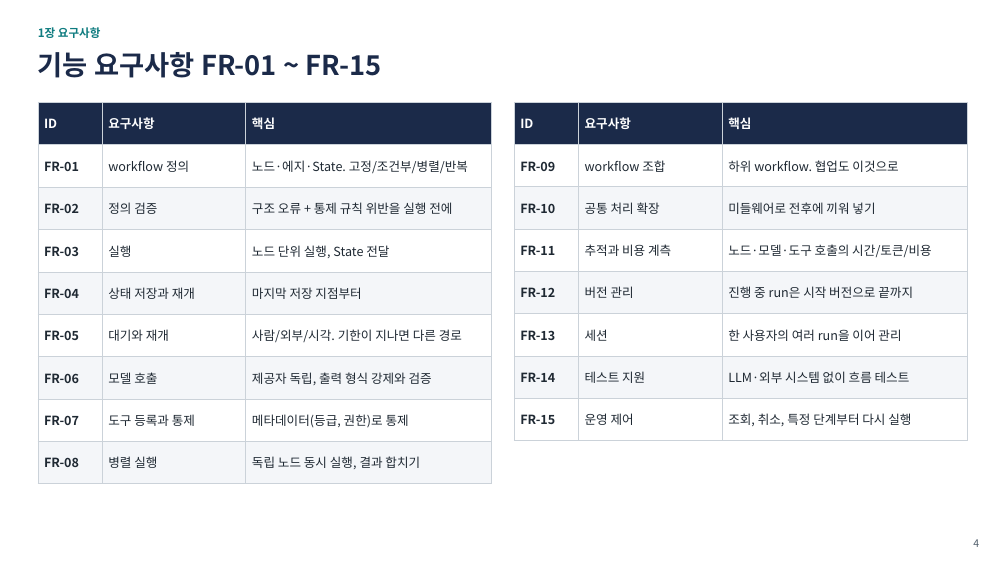
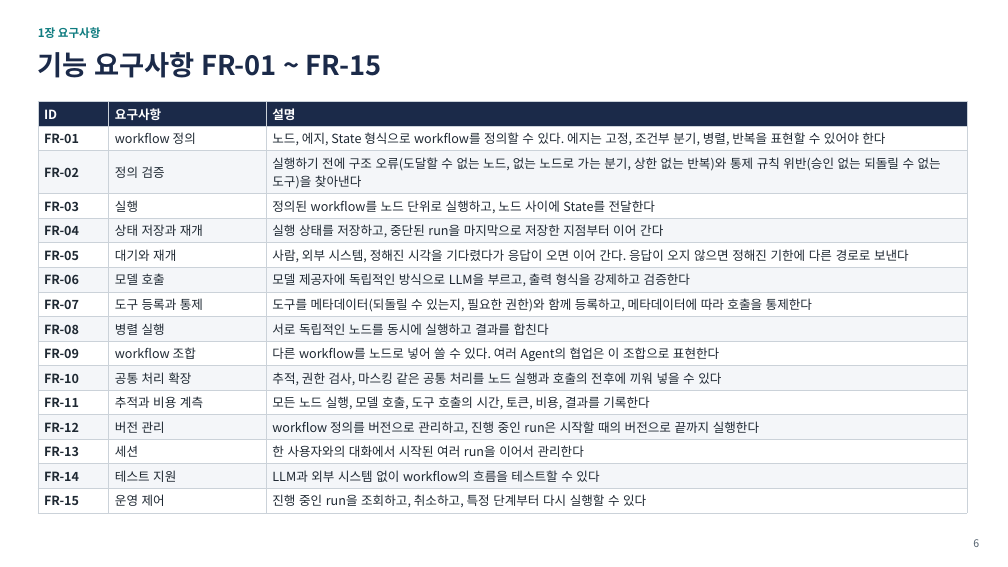
Before and after one commit to iwindfree/windfree-blog, a slide deck: slide 6 of public/files/ai-agent-workflow-framework/AI_Agent_Workflow_Framework_Summary.pptx (slide 4 before the commit). Drawn at 1008x567 pixels with LibreOffice and Linux fonts; fonts in the diff are those of the drawing. Boxes give left, top, right and bottom in pixels: in the first picture for what was removed or moved away, otherwise in the second. Text is boxed around its words. In the diff, an @@ line names an element or a change of style, - is before the commit and + after.

```diff
--- a/public/files/ai-agent-workflow-framework/AI_Agent_Workflow_Framework_Summary.pptx
+++ b/public/files/ai-agent-workflow-framework/AI_Agent_Workflow_Framework_Summary.pptx
@@ table removed at box(38, 102, 492, 473), 9 rows, 3 columns @@
-ID | 요구사항 | 핵심
-FR-01 | workflow 정의 | 노드·에지·State. 고정/조건부/병렬/반복
-FR-02 | 정의 검증 | 구조 오류 + 통제 규칙 위반을 실행 전에
-FR-03 | 실행 | 노드 단위 실행, State 전달
-FR-04 | 상태 저장과 재개 | 마지막 저장 지점부터
-FR-05 | 대기와 재개 | 사람/외부/시각. 기한이 지나면 다른 경로
-FR-06 | 모델 호출 | 제공자 독립, 출력 형식 강제와 검증
-FR-07 | 도구 등록과 통제 | 메타데이터(등급, 권한)로 통제
-FR-08 | 병렬 실행 | 독립 노드 동시 실행, 결과 합치기
@@ table added at box(38, 101, 967, 511), 16 rows, 3 columns @@
+ID | 요구사항 | 설명
+FR-01 | workflow 정의 | 노드, 에지, State 형식으로 workflow를 정의할 수 있다. 에지는 고정, 조건부 분기, 병렬, 반복을 표현할 수 있어야 한다
+FR-02 | 정의 검증 | 실행하기 전에 구조 오류(도달할 수 없는 노드, 없는 노드로 가는 분기, 상한 없는 반복)와 통제 규칙 위반(승인 없는 되돌릴 수 없는 도구)을 찾아낸다
+FR-03 | 실행 | 정의된 workflow를 노드 단위로 실행하고, 노드 사이에 State를 전달한다
+FR-04 | 상태 저장과 재개 | 실행 상태를 저장하고, 중단된 run을 마지막으로 저장한 지점부터 이어 간다
+FR-05 | 대기와 재개 | 사람, 외부 시스템, 정해진 시각을 기다렸다가 응답이 오면 이어 간다. 응답이 오지 않으면 정해진 기한에 다른 경로로 보낸다
+FR-06 | 모델 호출 | 모델 제공자에 독립적인 방식으로 LLM을 부르고, 출력 형식을 강제하고 검증한다
+FR-07 | 도구 등록과 통제 | 도구를 메타데이터(되돌릴 수 있는지, 필요한 권한)와 함께 등록하고, 메타데이터에 따라 호출을 통제한다
+FR-08 | 병렬 실행 | 서로 독립적인 노드를 동시에 실행하고 결과를 합친다
+FR-09 | workflow 조합 | 다른 workflow를 노드로 넣어 쓸 수 있다. 여러 Agent의 협업은 이 조합으로 표현한다
+FR-10 | 공통 처리 확장 | 추적, 권한 검사, 마스킹 같은 공통 처리를 노드 실행과 호출의 전후에 끼워 넣을 수 있다
+FR-11 | 추적과 비용 계측 | 모든 노드 실행, 모델 호출, 도구 호출의 시간, 토큰, 비용, 결과를 기록한다
+FR-12 | 버전 관리 | workflow 정의를 버전으로 관리하고, 진행 중인 run은 시작할 때의 버전으로 끝까지 실행한다
+FR-13 | 세션 | 한 사용자와의 대화에서 시작된 여러 run을 이어서 관리한다
+FR-14 | 테스트 지원 | LLM과 외부 시스템 없이 workflow의 흐름을 테스트할 수 있다
+FR-15 | 운영 제어 | 진행 중인 run을 조회하고, 취소하고, 특정 단계부터 다시 실행할 수 있다
@@ table removed at box(514, 102, 968, 430), 8 rows, 3 columns @@
-ID | 요구사항 | 핵심
-FR-09 | workflow 조합 | 하위 workflow. 협업도 이것으로
-FR-10 | 공통 처리 확장 | 미들웨어로 전후에 끼워 넣기
-FR-11 | 추적과 비용 계측 | 노드·모델·도구 호출의 시간/토큰/비용
-FR-12 | 버전 관리 | 진행 중 run은 시작 버전으로 끝까지
-FR-13 | 세션 | 한 사용자의 여러 run을 이어 관리
-FR-14 | 테스트 지원 | LLM·외부 시스템 없이 흐름 테스트
-FR-15 | 운영 제어 | 조회, 취소, 특정 단계부터 다시 실행
@@ page number at box(973, 539, 979, 547): text changed @@
-4
+6
```
Also in this commit, not shown: 3 other slides changed, 2 slides added, 1 other file.
